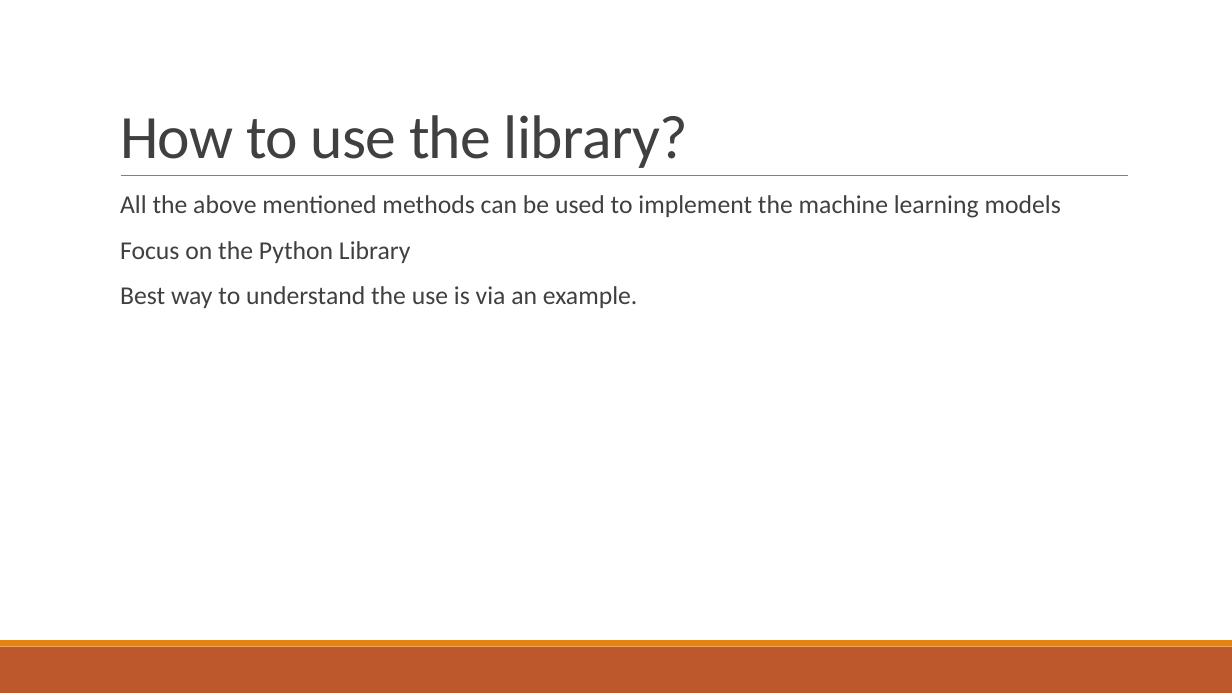
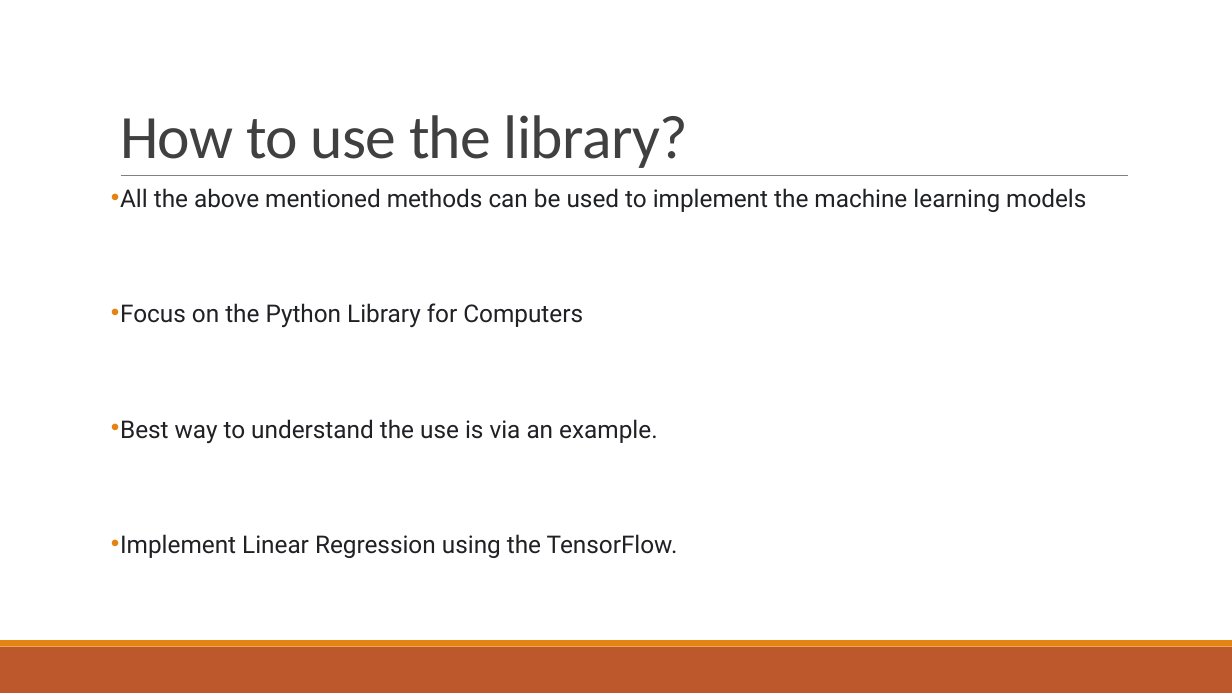
Before and after one commit to agx01/tf_presentation, a slide deck: slide 9 of Tensorflow_presentation.pptx. Drawn at 1232x693 pixels with LibreOffice and Linux fonts; fonts in the diff are those of the drawing. Boxes give left, top, right and bottom in pixels: in the first picture for what was removed or moved away, otherwise in the second. Text is boxed around its words. In the diff, an @@ line names an element or a change of style, - is before the commit and + after.

```diff
--- a/Tensorflow_presentation.pptx
+++ b/Tensorflow_presentation.pptx
@@ text at bbox=[120, 188, 1086, 443]: size 20 to 19 pt, font Calibri to Roboto, text colour #404040 to #202124 in "All the above mentioned methods can be ...", "Best way to understand the use is ..."; bullet   to •; line spacing 0.9 to 0.7 @@
@@ text at bbox=[120, 303, 583, 327]: text changed; size 20 to 19 pt; font Calibri to Roboto; text colour #404040 to #202124 @@
-  Focus on the Python Library
+• Focus on the Python Library for Computers
@@ text at bbox=[120, 534, 678, 558]: paragraph added @@
+• Implement Linear Regression using the TensorFlow.
```
Also in this commit, not shown: 6 other slides changed, 1 slide added, 1 slide removed, 2 other files.
